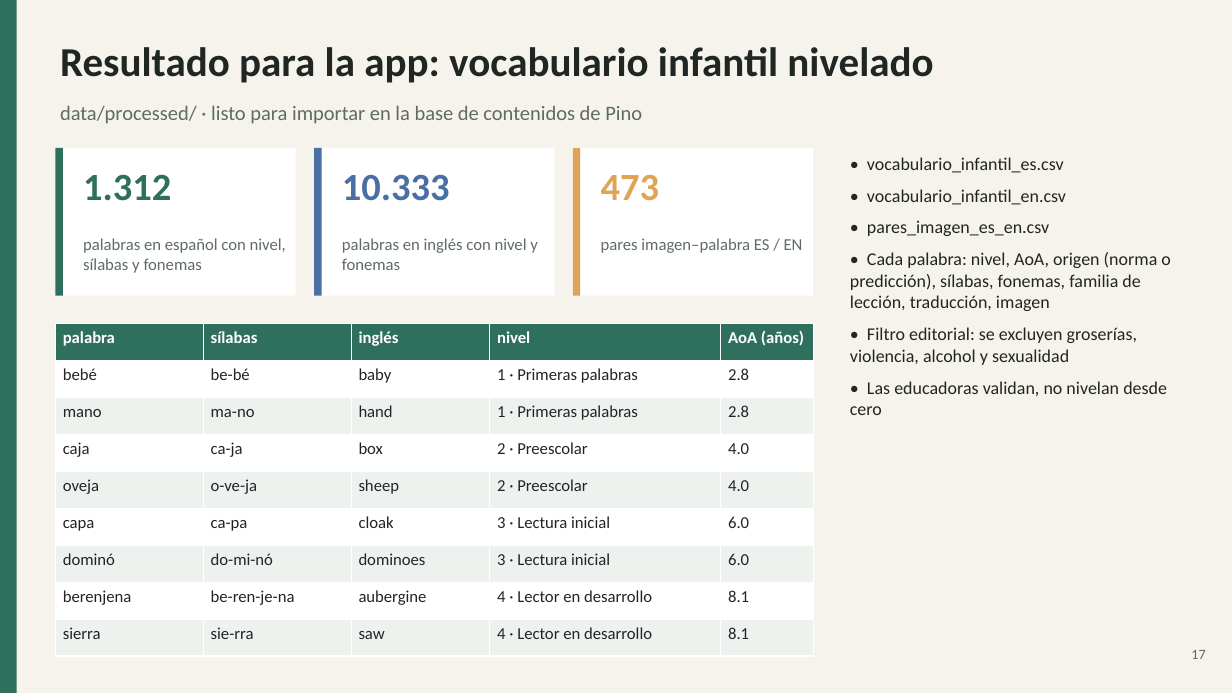
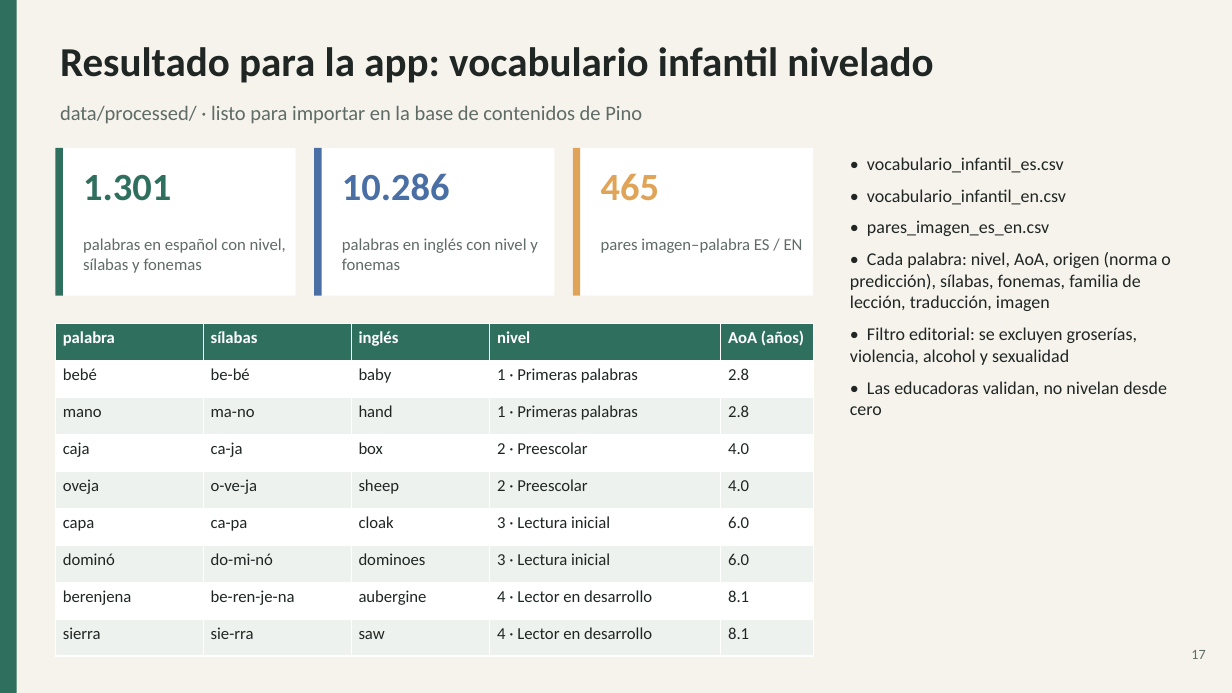
Before and after one commit to Zenith-AB/pino-app, a slide deck: slide 17 of eft-machine-learning/presentacion/Pino_EFT.pptx. Drawn at 1232x693 pixels with LibreOffice and Linux fonts; fonts in the diff are those of the drawing. Boxes give left, top, right and bottom in pixels: in the first picture for what was removed or moved away, otherwise in the second. Text is boxed around its words. In the diff, an @@ line names an element or a change of style, - is before the commit and + after.

```diff
--- a/eft-machine-learning/presentacion/Pino_EFT.pptx
+++ b/eft-machine-learning/presentacion/Pino_EFT.pptx
@@ text at <box>83,174,171,201</box>: text changed @@
-1.312
+1.301
@@ text at <box>342,173,450,201</box>: text changed @@
-10.333
+10.286
@@ text at <box>601,173,659,201</box>: text changed @@
-473
+465
```
Also in this commit, not shown: 2 other slides changed, 50 other files.
